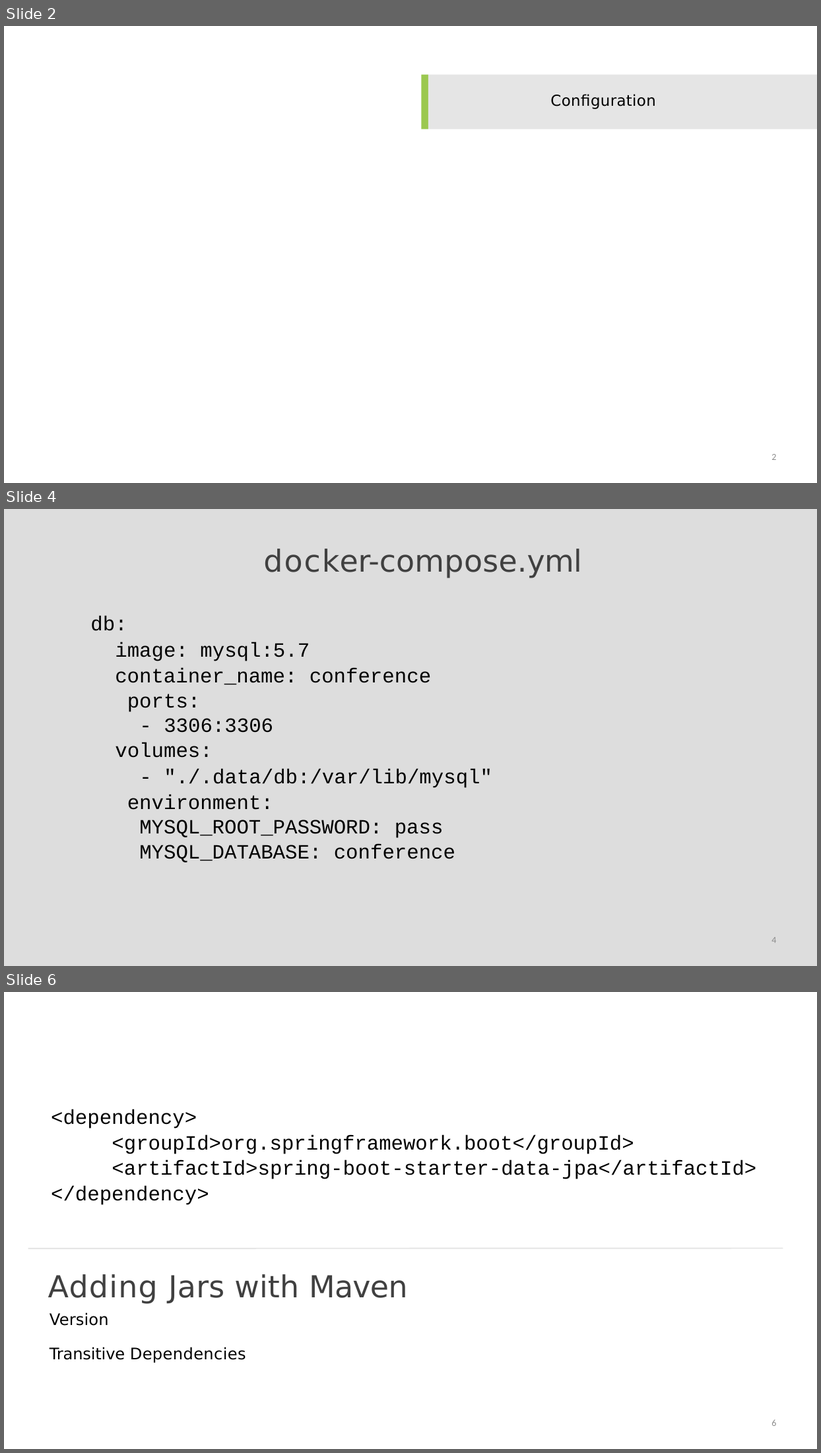
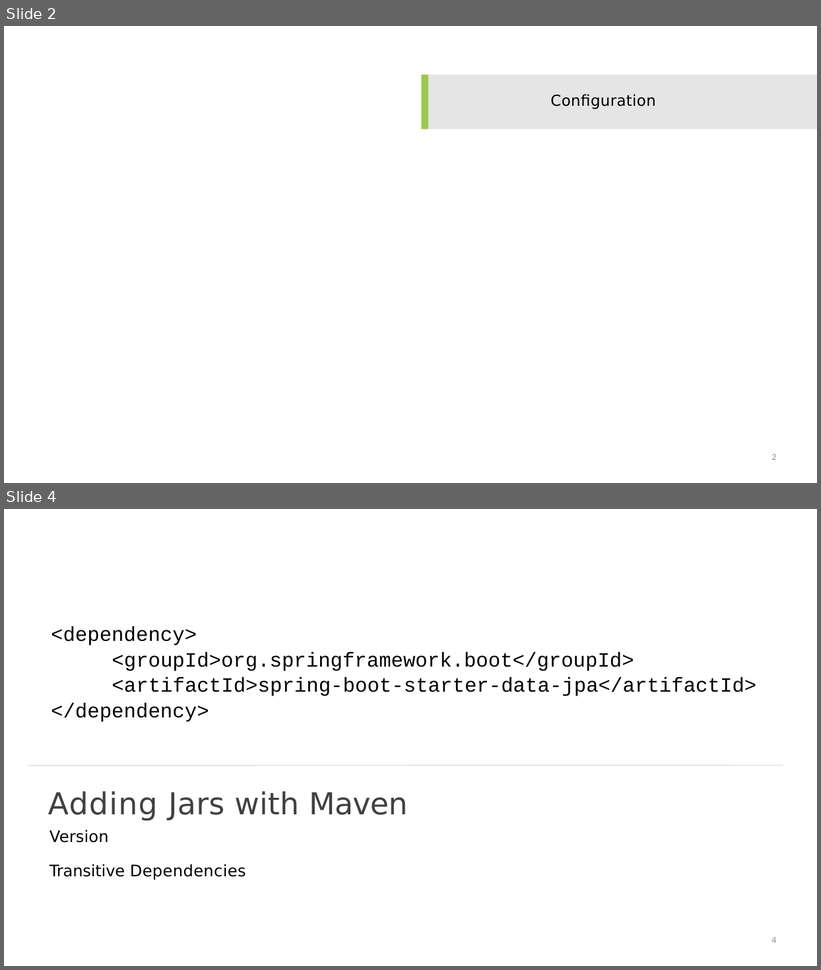
Before and after one commit to StevenJoseph19/Java-Apps, a slide deck: 3. Spring/Day 14/Slides/6. Configuration of Spring and JPA for Development/configuration-of-spring-and-jpa-for-development-slides.pptx. Shown one above the other, each under a label of ours: slides 2, 4 and 6 before the commit, slides 2 and 4 after it; the slides between them are not shown. The pictures are 821x1453 and 821x970 pixels, drawn with LibreOffice and Linux fonts; fonts in the diff are those of the drawing; background and template pictures are left out. Boxes give left, top, right and bottom in pixels: in the first picture for what was removed or moved away, otherwise in the second. Text is boxed around its words. In the diff, an @@ line names an element or a change of style, - is before the commit and + after.

```diff
--- a/3. Spring/Day 14/Slides/6. Configuration of Spring and JPA for Development/configuration-of-spring-and-jpa-for-development-slides.pptx
+++ b/3. Spring/Day 14/Slides/6. Configuration of Spring and JPA for Development/configuration-of-spring-and-jpa-for-development-slides.pptx
@@ slide 4 removed at box(4, 509, 817, 966), background #FFFFFF @@
@@ freeform shape removed at box(4, 509, 817, 966) @@
@@ title removed at box(263, 549, 582, 578) @@
-docker-compose.yml
@@ text removed at box(90, 616, 492, 863) @@
-db:
-image: mysql:5.7 container_name: conference ports:
-- 3306:3306
-volumes:
-- "./.data/db:/var/lib/mysql" environment:
-MYSQL_ROOT_PASSWORD: pass
-MYSQL_DATABASE: conference
@@ page number removed at box(772, 937, 776, 943) @@
-4
@@ what was slide 6 is now slide 4 @@
@@ page number at box(772, 937, 776, 943): text changed @@
-6
+4
```
Also in this commit, not shown: 2 slides changed, 1 other slide removed, 7 other files.
